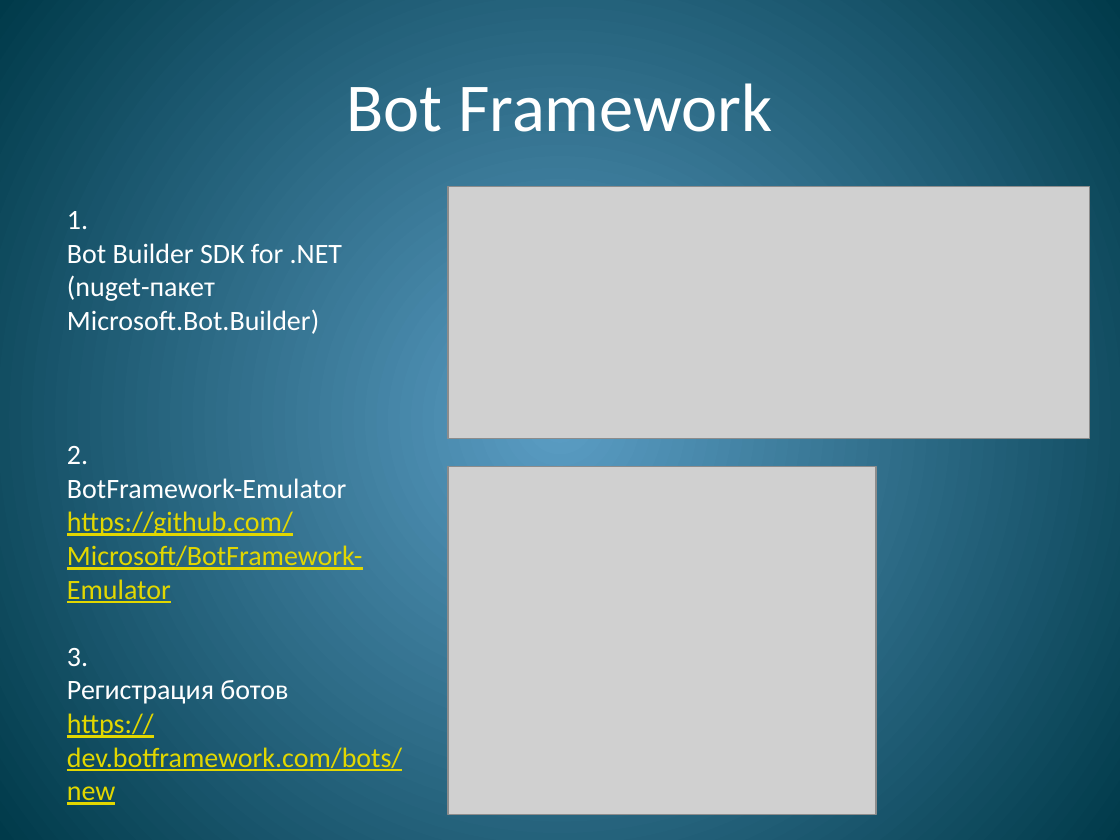
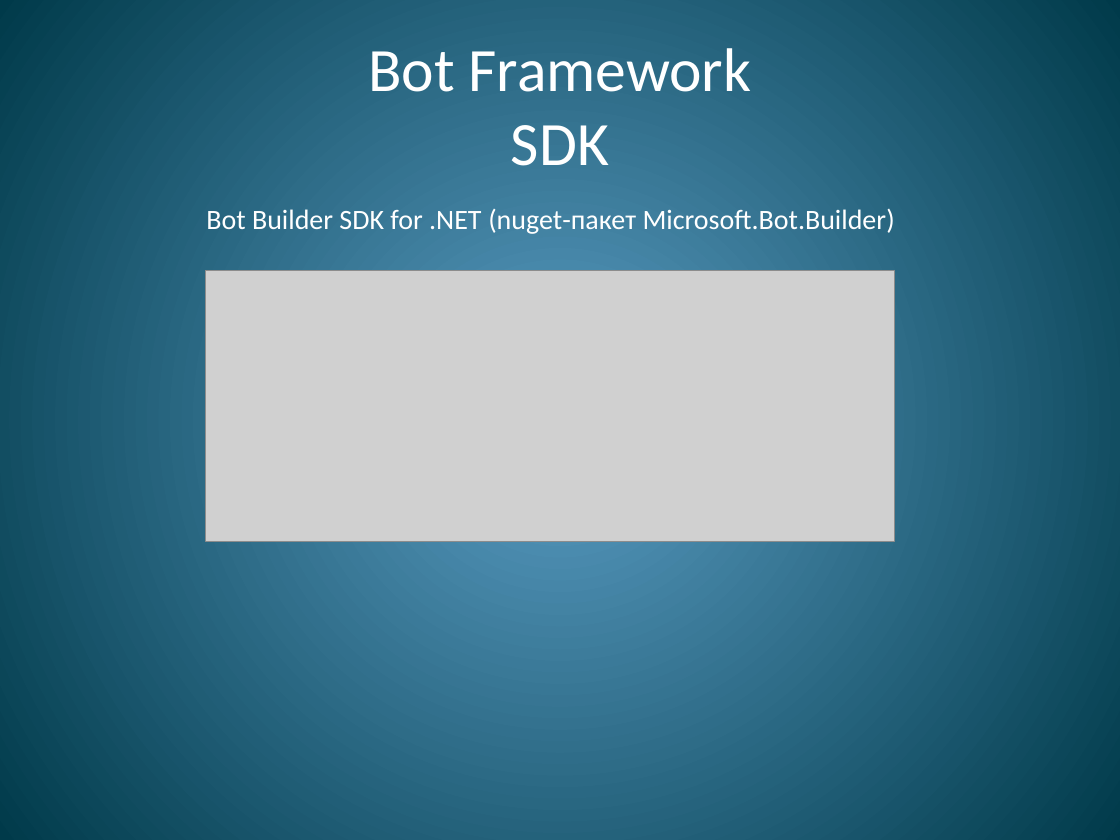
Before and after one commit to WrMax/TelegramDemo, a slide deck: slide 14 of Bot.pptx (slide 13 before the commit). Drawn at 1120x840 pixels with LibreOffice and Linux fonts; fonts in the diff are those of the drawing; grey boxes stand for pictures. Boxes give left, top, right and bottom in pixels: in the first picture for what was removed or moved away, otherwise in the second. Text is boxed around its words. In the diff, an @@ line names an element or a change of style, - is before the commit and + after.

```diff
--- a/Bot.pptx
+++ b/Bot.pptx
@@ title at <box>368,48,752,166</box>: text changed; size 44 to 39.6 pt @@
-Bot Framework
+Bot Framework
+SDK
@@ text added at <box>206,209,895,234</box>, 18 pt, text #FFFFFF @@
+Bot Builder SDK for .NET (nuget-пакет Microsoft.Bot.Builder)
@@ text removed at <box>67,211,402,771</box> @@
-1.
-Bot Builder SDK for .NET
-(nuget-пакет Microsoft.Bot.Builder)
-2.
-BotFramework-Emulator
-https://github.com/Microsoft/BotFramework-Emulator
-3.
-Регистрация ботов
-https://dev.botframework.com/bots/new
@@ picture: place and size @@
-picture at <box>448,187,1090,439</box>
+picture at <box>205,271,894,542</box>
@@ picture removed at <box>448,467,876,814</box> @@
```
Also in this commit, not shown: 7 other slides changed, 3 slides added, 2 slides removed, 1 other file.
